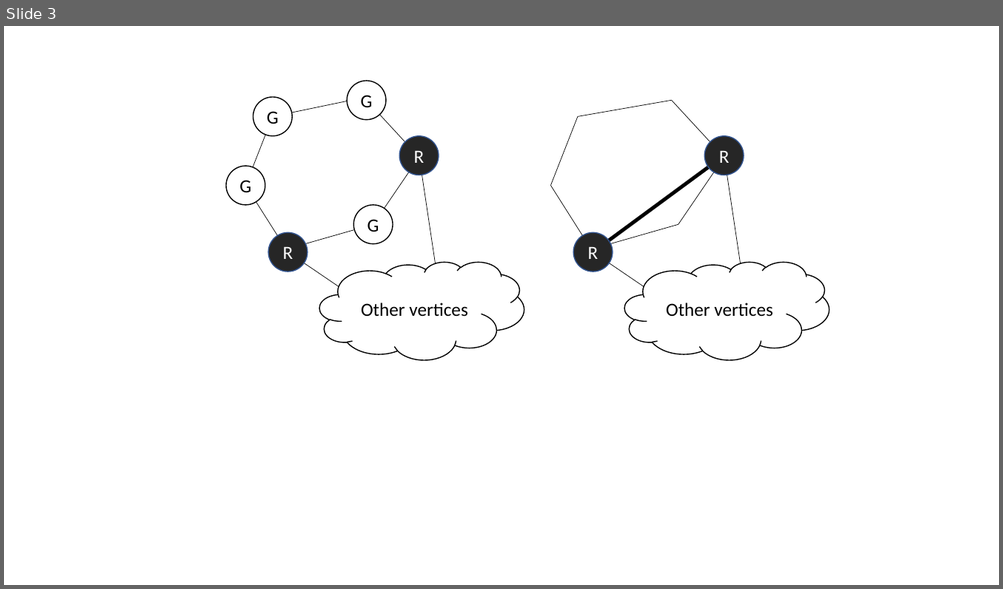
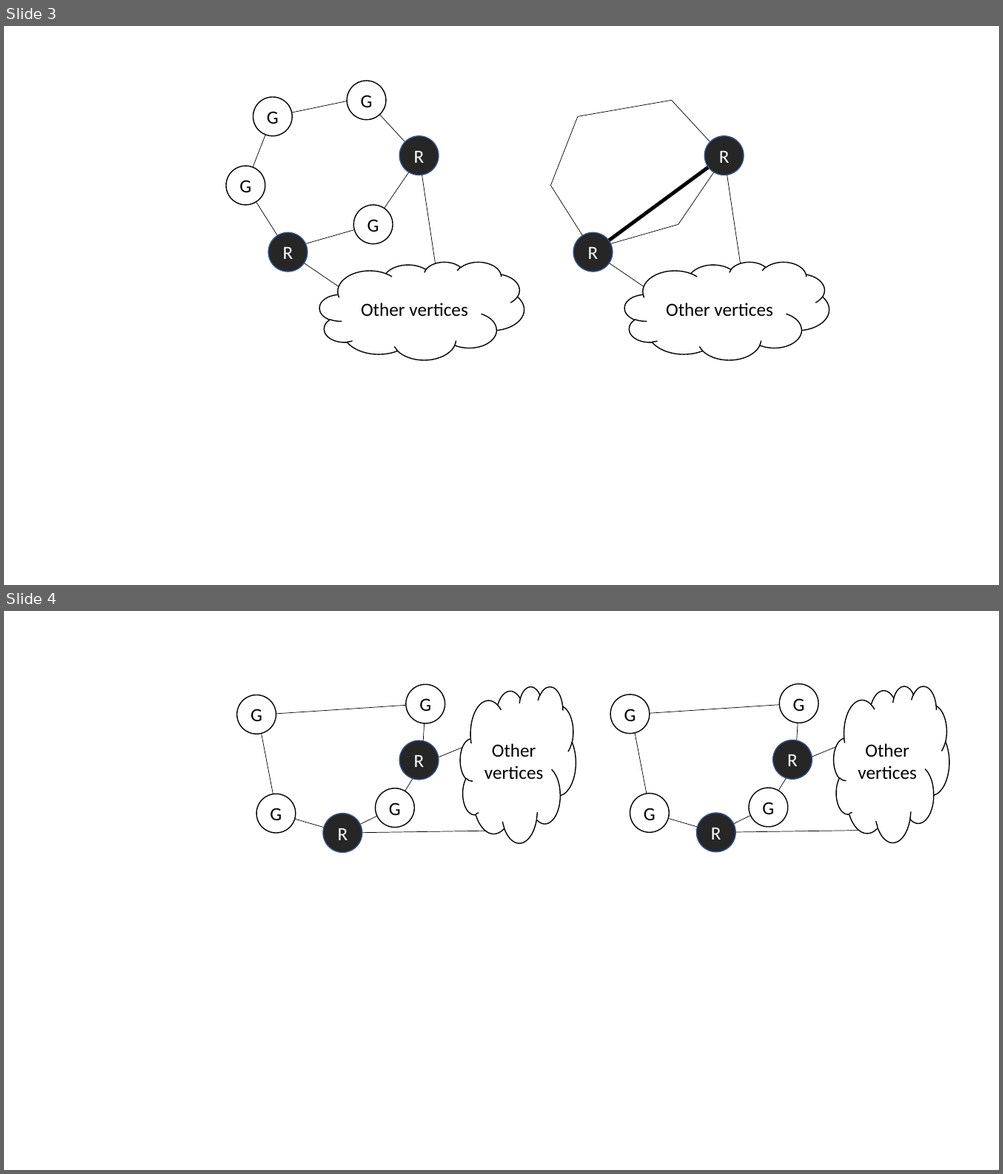
Before and after one commit to RuiHuangUO/Rui_Thesis, a slide deck: VRA.pptx. Shown one above the other, each under a label of ours: slide 3 before the commit, slides 3 and 4 after it. The pictures are 1003x589 and 1003x1174 pixels, drawn with LibreOffice and Linux fonts; fonts in the diff are those of the drawing. Boxes give left, top, right and bottom in pixels: in the first picture for what was removed or moved away, otherwise in the second. Text is boxed around its words. In the diff, an @@ line names an element or a change of style, - is before the commit and + after.

```diff
--- a/VRA.pptx
+++ b/VRA.pptx
@@ slide 4 added at (x1=4, y1=611, x2=999, y2=1170), background #FFFFFF @@
@@ ellipse added at (x1=237, y1=695, x2=276, y2=734), fill #FFFFFF, outline #000000 1 pt, 18 pt, text #000000 @@
+G
@@ ellipse added at (x1=406, y1=684, x2=445, y2=723), fill #FFFFFF, outline #000000 1 pt, 18 pt, text #000000 @@
+G
@@ cloud added at (x1=460, y1=686, x2=575, y2=843), fill #FFFFFF, outline #000000 1 pt, 18 pt, text #000000 @@
+Other vertices
@@ ellipse added at (x1=611, y1=695, x2=649, y2=733), fill #FFFFFF, outline #000000 1 pt, 18 pt, text #000000 @@
+G
@@ ellipse added at (x1=780, y1=684, x2=818, y2=723), fill #FFFFFF, outline #000000 1 pt, 18 pt, text #000000 @@
+G
@@ cloud added at (x1=834, y1=686, x2=949, y2=843), fill #FFFFFF, outline #000000 1 pt, 18 pt, text #000000 @@
+Other vertices
@@ line added from (256, 715) to (426, 704), #000000 0.5 pt @@
@@ line added from (277, 814) to (258, 715), #000000 0.5 pt @@
@@ line added from (426, 704) to (422, 764), #000000 0.5 pt @@
@@ line added from (630, 715) to (799, 703), #000000 0.5 pt @@
@@ line added from (650, 813) to (631, 714), #000000 0.5 pt @@
@@ line added from (799, 703) to (795, 764), #000000 0.5 pt @@
@@ ellipse added at (x1=399, y1=741, x2=438, y2=780), fill #262626, outline #325491 1 pt, 18 pt, text #FFFFFF @@
+R
@@ line added from (422, 764) to (506, 729), #000000 0.5 pt @@
@@ ellipse added at (x1=772, y1=740, x2=811, y2=779), fill #262626, outline #325491 1 pt, 18 pt, text #FFFFFF @@
+R
@@ line added from (795, 764) to (879, 729), #000000 0.5 pt @@
@@ line added from (422, 764) to (395, 807), #000000 0.5 pt @@
@@ line added from (795, 764) to (768, 807), #000000 0.5 pt @@
@@ ellipse added at (x1=748, y1=788, x2=788, y2=826), fill #FFFFFF, outline #000000 1 pt, 18 pt, text #000000 @@
+G
@@ ellipse added at (x1=256, y1=794, x2=295, y2=832), fill #FFFFFF, outline #000000 1 pt, 18 pt, text #000000 @@
+G
@@ line added from (395, 807) to (343, 833), #000000 0.5 pt @@
@@ ellipse added at (x1=375, y1=789, x2=415, y2=827), fill #FFFFFF, outline #000000 1 pt, 18 pt, text #000000 @@
+G
@@ ellipse added at (x1=630, y1=794, x2=669, y2=832), fill #FFFFFF, outline #000000 1 pt, 18 pt, text #000000 @@
+G
@@ line added from (768, 807) to (716, 832), #000000 0.5 pt @@
@@ line added from (276, 814) to (343, 833), #000000 0.5 pt @@
@@ ellipse added at (x1=324, y1=814, x2=362, y2=853), fill #262626, outline #325491 1 pt, 18 pt, text #FFFFFF @@
+R
@@ line added from (343, 833) to (492, 831), #000000 0.5 pt @@
@@ line added from (649, 813) to (716, 832), #000000 0.5 pt @@
@@ ellipse added at (x1=697, y1=813, x2=735, y2=852), fill #262626, outline #325491 1 pt, 18 pt, text #FFFFFF @@
+R
@@ line added from (716, 832) to (866, 830), #000000 0.5 pt @@
```
Also in this commit, not shown: 3 other slides added, 1 other file.
